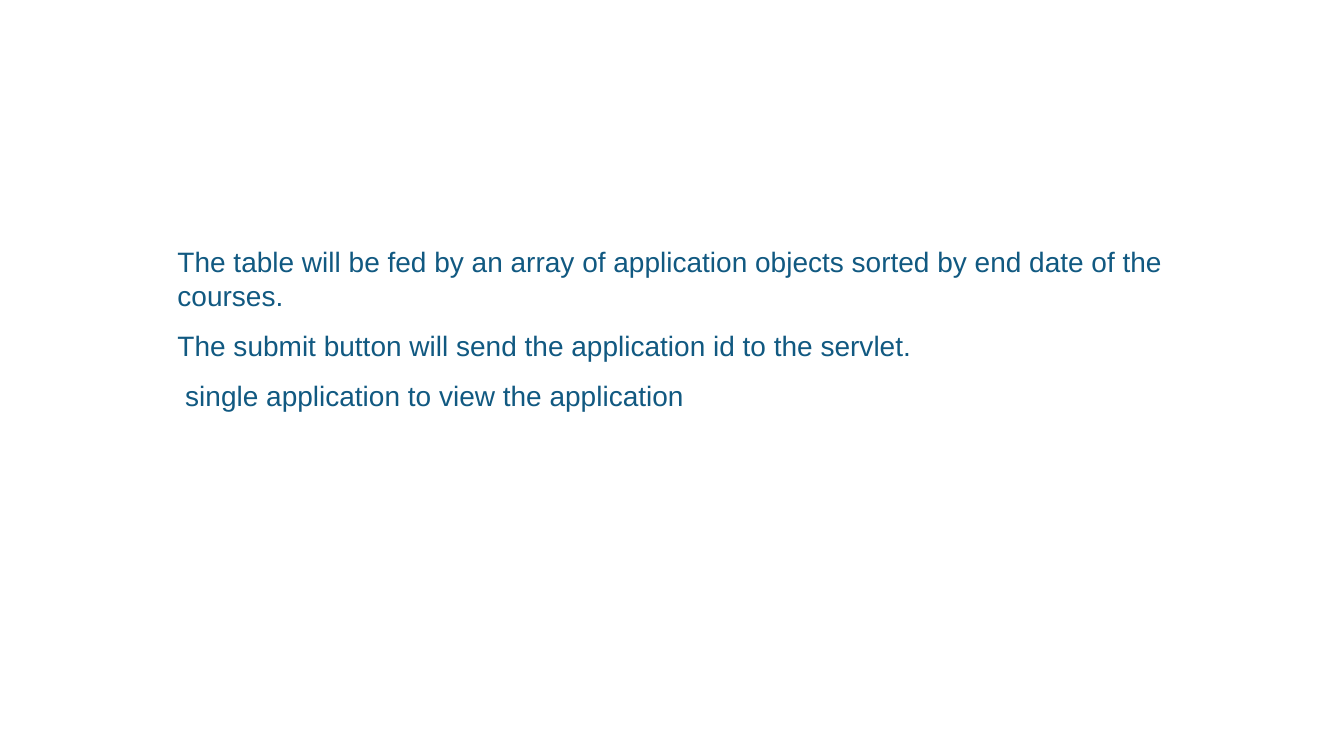
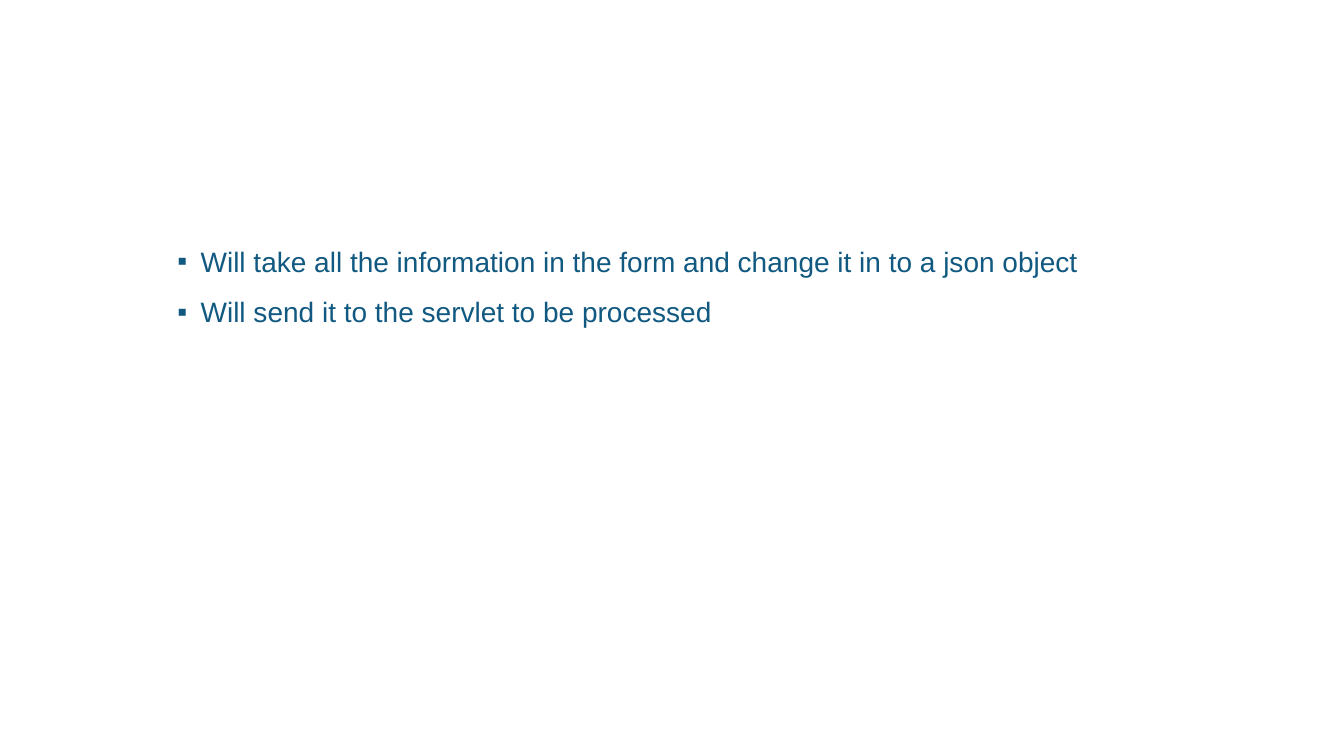
Before and after one commit to cspstapleton1/CrnichStapletonTodd, a slide deck: slide 18 of tf00001157.pptx. Drawn at 1344x756 pixels with LibreOffice and Linux fonts; fonts in the diff are those of the drawing; background and template pictures are left out. Boxes give left, top, right and bottom in pixels: in the first picture for what was removed or moved away, otherwise in the second. Text is boxed around its words. In the diff, an @@ line names an element or a change of style, - is before the commit and + after.

```diff
--- a/tf00001157.pptx
+++ b/tf00001157.pptx
@@ text at <box>201,251,1077,328</box>: text changed @@
-The table will be fed by an array of application objects sorted by end date of the courses.
-The submit button will send the application id to the servlet.
-single application to view the application
+▪ Will take all the information in the form and change it in to a json object
+▪ Will send it to the servlet to be processed
```
Also in this commit, not shown: 7 other slides changed.
